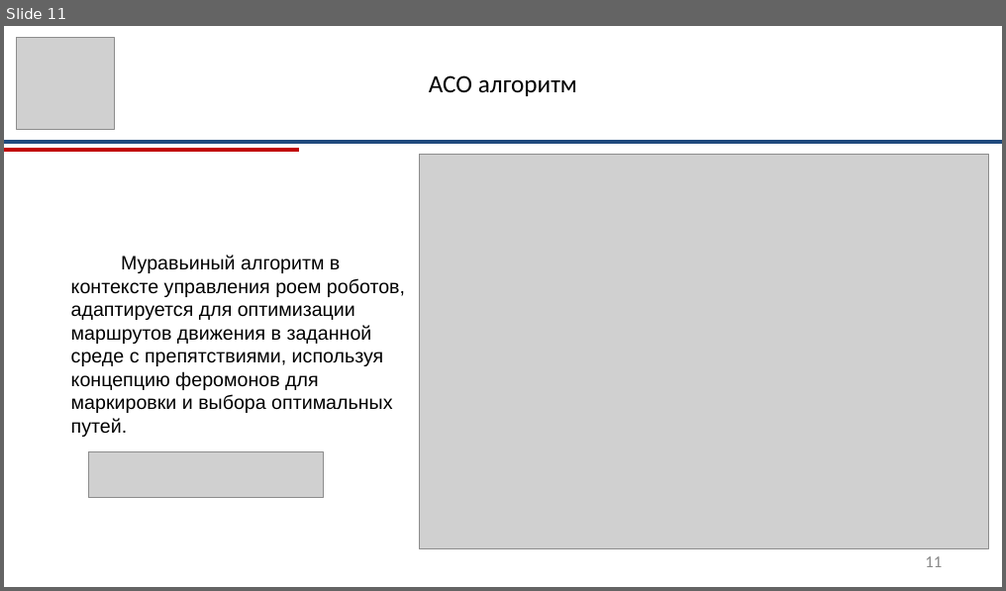
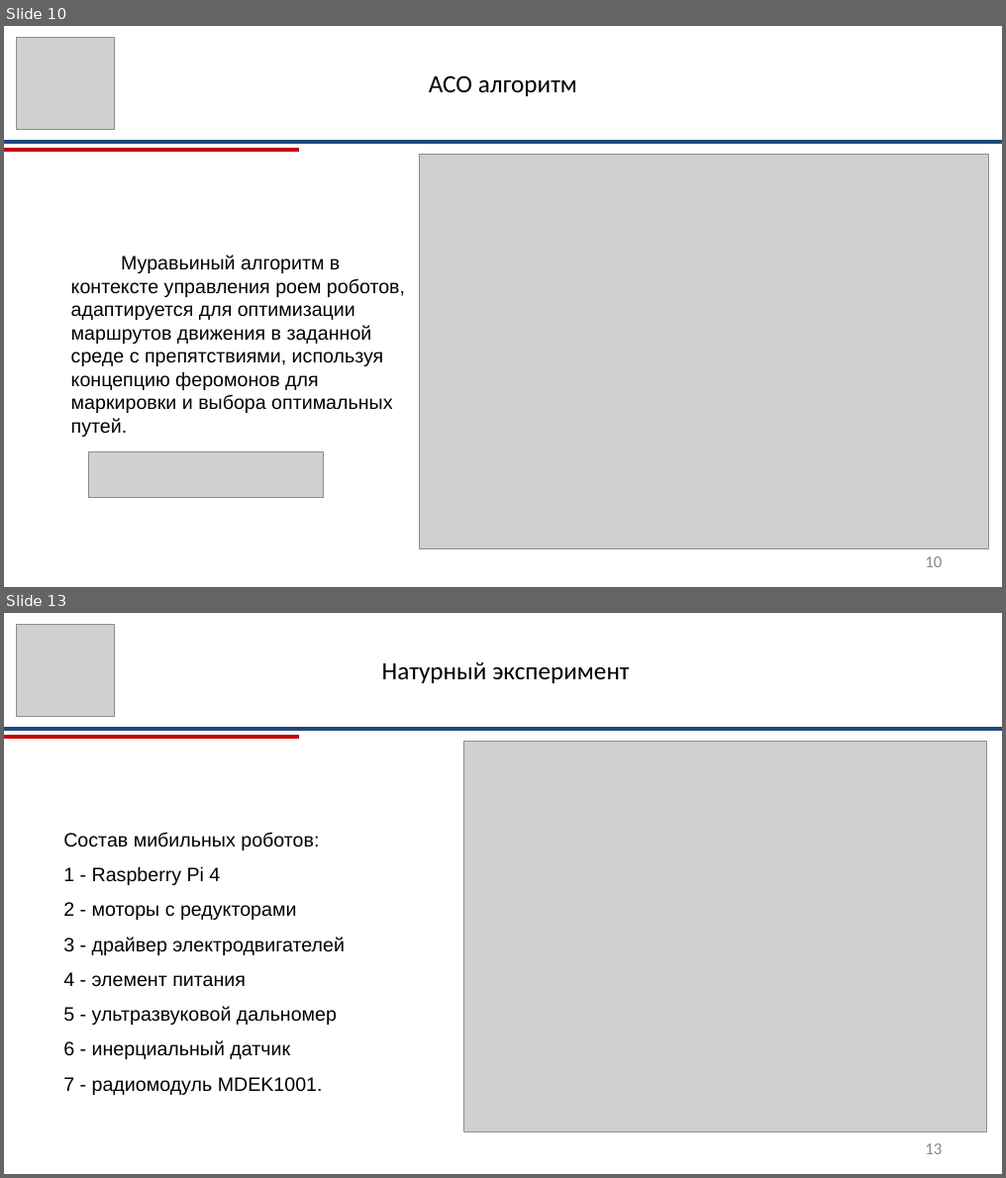
Before and after one commit to RazorvinAndrey/robot_vkr_razorvin, a slide deck: arhive/ВКР_Разорвин_презентация.pptx. Shown one above the other, each under a label of ours: slide 11 before the commit, slides 10 and 13 after it; the slides between them are not shown. The pictures are 1006x591 and 1006x1178 pixels, drawn with LibreOffice and Linux fonts; fonts in the diff are those of the drawing; grey boxes stand for pictures. Boxes give left, top, right and bottom in pixels: in the first picture for what was removed or moved away, otherwise in the second. Text is boxed around its words. In the diff, an @@ line names an element or a change of style, - is before the commit and + after.

```diff
--- a/arhive/ВКР_Разорвин_презентация.pptx
+++ b/arhive/ВКР_Разорвин_презентация.pptx
@@ slide 13 added at box(4, 613, 1002, 1174), background #FFFFFF @@
@@ picture added at box(17, 624, 114, 716) @@
@@ text added at box(382, 663, 629, 683), 18 pt, text #000000 @@
+Натурный эксперимент
@@ line added from (4, 729) to (1002, 729), #1F497D 3 pt @@
@@ line added from (4, 737) to (298, 737), #C00000 3 pt @@
@@ picture added at box(464, 741, 987, 1132) @@
@@ text added at box(63, 832, 345, 1095), 14 pt, text #000000 @@
+Состав мибильных роботов:
+1 - Raspberry Pi 4
+2 - моторы с редукторами
+3 - драйвер электродвигателей
+4 - элемент питания
+5 - ультразвуковой дальномер
+6 - инерциальный датчик
+7 - радиомодуль MDEK1001.
@@ page number added at box(925, 1144, 942, 1155), 12 pt, text #888888 @@
+13
@@ what was slide 11 is now slide 10 @@
@@ page number at box(925, 557, 942, 568): text changed @@
-11
+10
```
Also in this commit, not shown: 5 slides changed, 3 other slides added, 4 slides removed, 8 other files.
